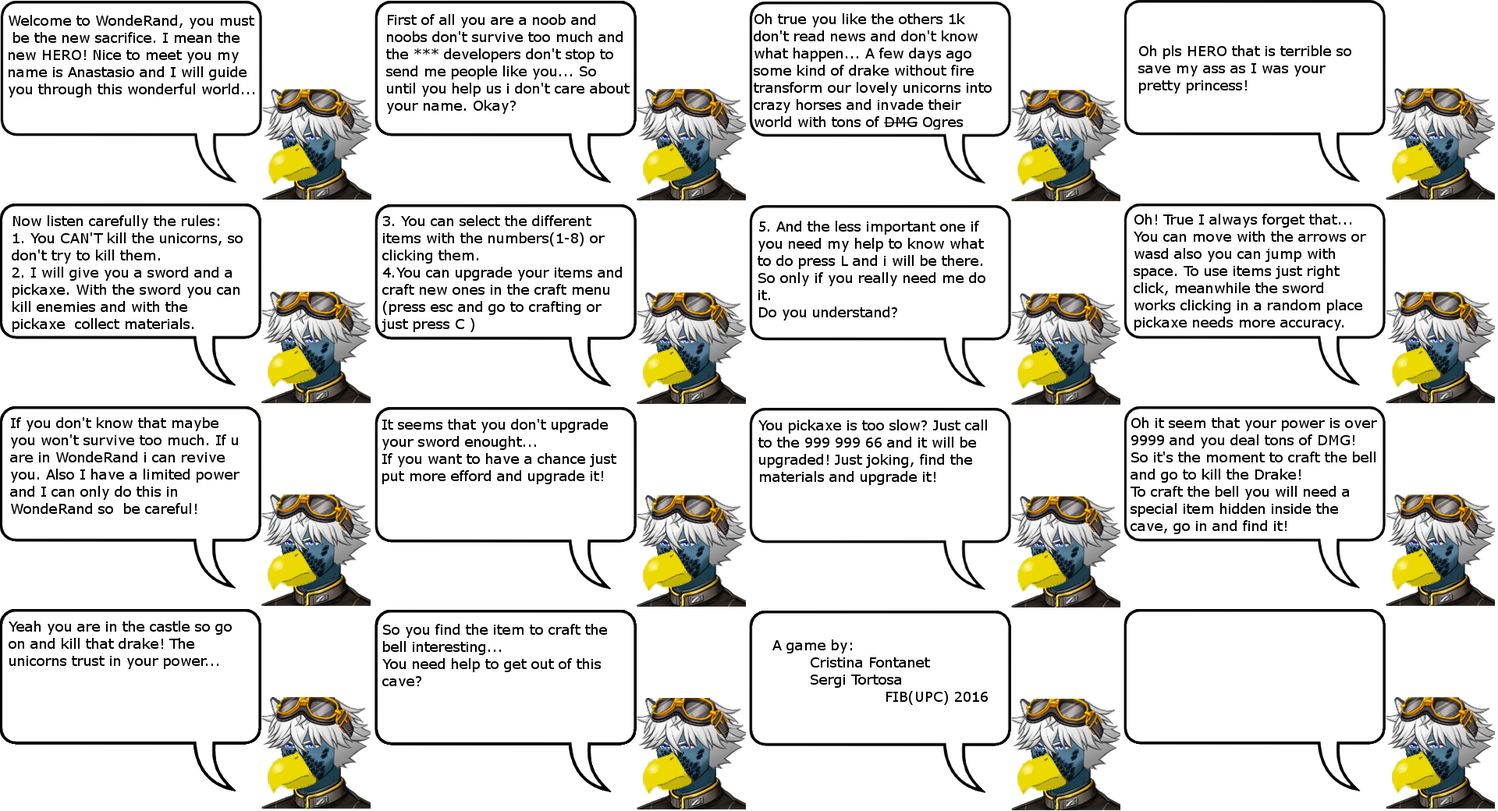
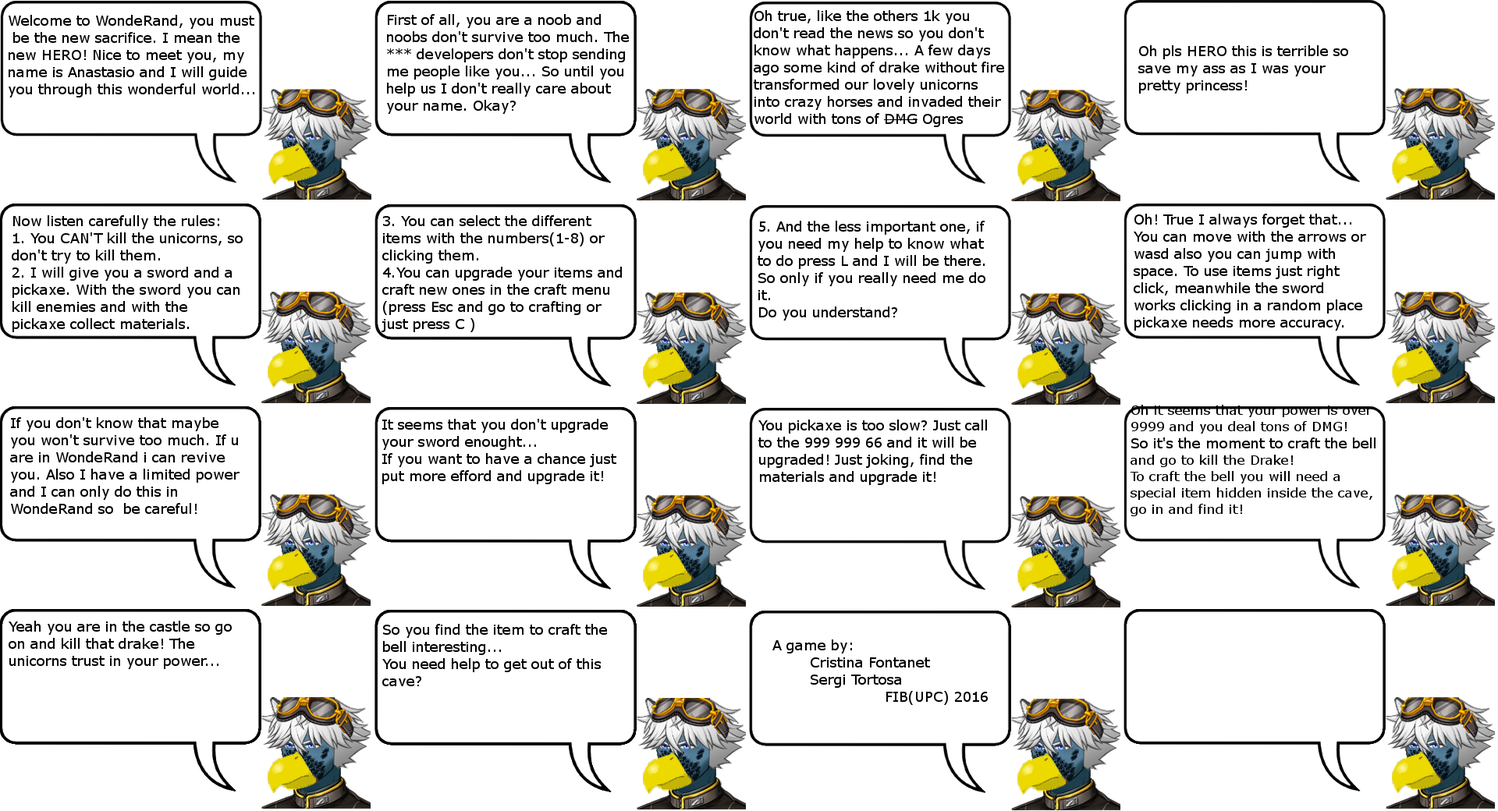
The second (1498, 811) image is a revision of the first. Changes to its layers:
renamed "Oh it seem that your power is ..." to "Oh it seems that your power is...", painted on it over 1130, 404, 1378, 535
renamed "5. And the less important one ..." to "5. And the less important one,...", painted on it over 883, 220, 985, 267
painted on "3. You can select the differen..." over 430, 301, 439, 313
painted on "Now listen carefully the rules..." over 70, 318, 194, 330
renamed "Oh pls HERO that is terrible s..." to "Oh pls HERO this is terrible s...", painted on it over 1245, 45, 1352, 57
renamed "Oh true you like the others 1k..." to "Oh true, like the others 1k yo...", painted on it over 753, 10, 1005, 130
renamed "First of all you are a noob an..." to "First of all, you are a noob a...", painted on it over 386, 14, 630, 97
painted on "Welcome to WondeRand, you must..." over 212, 52, 245, 64
